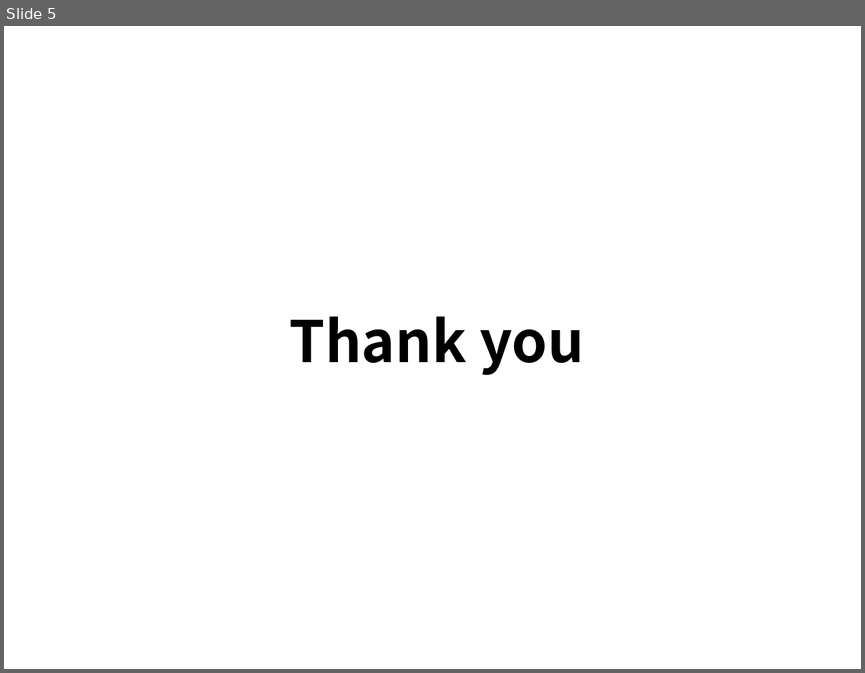
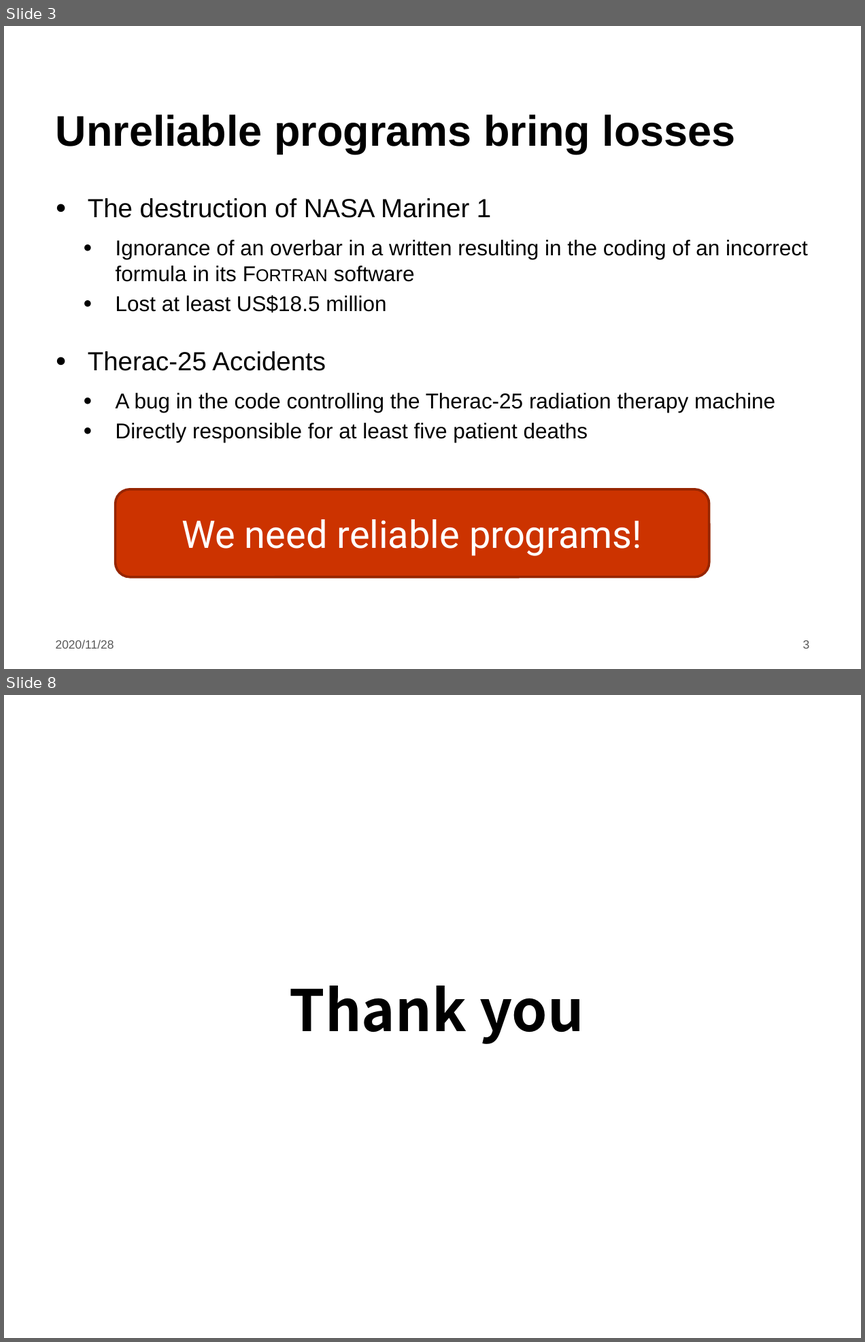
Before and after one commit to LintianShi/Research-Proposal, a slide deck: Symbolic_execution.pptx. Shown one above the other, each under a label of ours: slide 5 before the commit, slides 3 and 8 after it; the slides between them are not shown. The pictures are 865x673 and 865x1342 pixels, drawn with LibreOffice and Linux fonts; fonts in the diff are those of the drawing; background and template pictures are left out. Boxes give left, top, right and bottom in pixels: in the first picture for what was removed or moved away, otherwise in the second. Text is boxed around its words. In the diff, an @@ line names an element or a change of style, - is before the commit and + after.

```diff
--- a/Symbolic_execution.pptx
+++ b/Symbolic_execution.pptx
@@ slide 3 added at (x1=4, y1=26, x2=861, y2=669), background #FFFFFF @@
@@ title added at (x1=56, y1=114, x2=736, y2=153), 36 pt, text #000000, bold @@
+Unreliable programs bring losses
@@ text added at (x1=88, y1=198, x2=808, y2=442), 18 pt, text #000000 @@
+  ● The destruction of NASA Mariner 1
+    ● Ignorance of an overbar in a written resulting in the coding of an incorrect formula in its Fortran software
+    ● Lost at least US$18.5 million
+  ● Therac-25 Accidents
+    ● A bug in the code controlling the Therac-25 radiation therapy machine
+    ● Directly responsible for at least five patient deaths
@@ rounded rectangle added at (x1=116, y1=488, x2=709, y2=576), fill #CC3300, outline #972600 2 pt, 32 pt, text #FFFFFF @@
+We need reliable programs!
@@ text added at (x1=56, y1=639, x2=114, y2=648), 10 pt, text #595959 @@
+2020/11/28
@@ page number added at (x1=803, y1=640, x2=810, y2=648), 10 pt, text #595959 @@
+3
@@ what was slide 5 is now slide 8 @@
```
Also in this commit, not shown: 4 slides changed, 2 other slides added, 1 other file.
